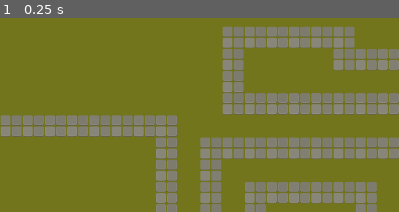
Above: before the commit, frame 1.
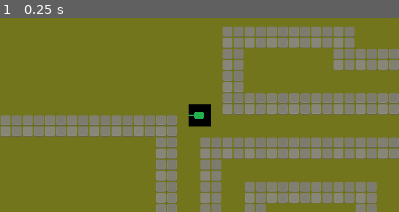
Above: after the commit, the same moment.

Repository: UnseenFaith/godotgamejam
Game: Godot game, scene res://Nodes/Scenes/TestLevel.tscn
Same seed, same stepped clock (60 frames per second), same inputs: the game is played once before the commit and once after it. The engine's default icon, where the game draws it, is replaced by a stand-in: a white triangle on a blue panel in a dark square.
Inputs:
- Up to frame 1 (0.25 s): no input
The pictures show only the part of the screen within x 0-50%, y 5-55%; the shares and areas given below are measured in that part.

The runs differ from the first frame. In frame 1, 0.7% of the frame differs, in the area x 47-53%, y 44-57%.

Commit message:
Basic turret setup, projectile spawning, and health/death for spawned units

Diff:
--- a/Nodes/Objects/Enemy.tscn
+++ b/Nodes/Objects/Enemy.tscn
@@ -1,19 +1,18 @@
 [gd_scene load_steps=4 format=3 uid="uid://b02kru1ialv73"]
 
 [ext_resource type="Script" path="res://Scripts/Enemy.gd" id="1_y4dwh"]
-[ext_resource type="Texture2D" uid="uid://c8li0kh008uos" path="res://icon.svg" id="2_52qfa"]
+[ext_resource type="Texture2D" uid="uid://fwrpd0oefqym" path="res://icon.svg" id="2_52qfa"]
 
-[sub_resource type="RectangleShape2D" id="RectangleShape2D_5amko"]
-size = Vector2(64, 64)
+[sub_resource type="RectangleShape2D" id="RectangleShape2D_hj2w0"]
+size = Vector2(26, 26)
 
-[node name="Enemy" type="CharacterBody2D"]
-collision_mask = 0
-motion_mode = 1
-wall_min_slide_angle = 0.174533
+[node name="Enemy" type="Area2D" groups=["enemy"]]
+collision_mask = 2
 script = ExtResource("1_y4dwh")
+speed = 75
 
 [node name="Sprite2D" type="Sprite2D" parent="."]
-scale = Vector2(0.5, 0.5)
+scale = Vector2(0.2, 0.2)
 texture = ExtResource("2_52qfa")
 
 [node name="NavigationAgent2D" type="NavigationAgent2D" parent="."]
@@ -23,4 +22,6 @@
 debug_path_custom_color = Color(1, 0.462745, 0.392157, 1)
 
 [node name="CollisionShape2D" type="CollisionShape2D" parent="."]
-shape = SubResource("RectangleShape2D_5amko")
+shape = SubResource("RectangleShape2D_hj2w0")
+
+[connection signal="area_entered" from="." to="." method="_on_area_entered"]
--- /dev/null
+++ b/Nodes/Objects/Projectile.tscn
@@ -0,0 +1,20 @@
+[gd_scene load_steps=4 format=3 uid="uid://bqxm8sxfflhio"]
+
+[ext_resource type="Script" path="res://Scripts/Projectile.gd" id="1_up3fl"]
+[ext_resource type="Texture2D" uid="uid://clu3k7krk7y0n" path="res://Assets/Art/Sprites/Projectile.png" id="2_6x83i"]
+
+[sub_resource type="CircleShape2D" id="CircleShape2D_o5bma"]
+radius = 11.0
+
+[node name="Projectile" type="Area2D" groups=["projectile"]]
+collision_layer = 2
+collision_mask = 0
+script = ExtResource("1_up3fl")
+
+[node name="CollisionShape2D" type="CollisionShape2D" parent="."]
+shape = SubResource("CircleShape2D_o5bma")
+
+[node name="Sprite2D" type="Sprite2D" parent="."]
+texture_filter = 1
+scale = Vector2(0.5, 0.5)
+texture = ExtResource("2_6x83i")
--- /dev/null
+++ b/Nodes/Objects/Tower.tscn
@@ -0,0 +1,30 @@
+[gd_scene load_steps=5 format=3 uid="uid://phpqbjgagn5i"]
+
+[ext_resource type="Script" path="res://Scripts/Tower.gd" id="1_d40a5"]
+[ext_resource type="PackedScene" uid="uid://bqxm8sxfflhio" path="res://Nodes/Objects/Projectile.tscn" id="2_a8vvv"]
+[ext_resource type="Texture2D" uid="uid://bayxeeh3ewc5a" path="res://Assets/Art/Sprites/Tower.png" id="2_ybi5f"]
+
+[sub_resource type="CircleShape2D" id="CircleShape2D_lblnr"]
+
+[node name="Tower" type="Area2D"]
+script = ExtResource("1_d40a5")
+range = 200
+projectile_speed = 100
+projectile = ExtResource("2_a8vvv")
+
+[node name="CollisionShape2D" type="CollisionShape2D" parent="."]
+shape = SubResource("CircleShape2D_lblnr")
+
+[node name="Sprite2D" type="Sprite2D" parent="."]
+texture_filter = 1
+texture = ExtResource("2_ybi5f")
+
+[node name="ShootTimer" type="Timer" parent="."]
+autostart = true
+
+[node name="ProjectileLocation" type="Marker2D" parent="."]
+position = Vector2(0, 13)
+
+[connection signal="area_entered" from="." to="." method="_on_area_entered"]
+[connection signal="area_exited" from="." to="." method="_on_area_exited"]
+[connection signal="timeout" from="ShootTimer" to="." method="_on_timer_timeout"]
--- a/Nodes/Scenes/TestLevel.tscn
+++ b/Nodes/Scenes/TestLevel.tscn
@@ -1,8 +1,9 @@
-[gd_scene load_steps=15 format=3 uid="uid://b3fvvjakbqhq5"]
+[gd_scene load_steps=16 format=3 uid="uid://b3fvvjakbqhq5"]
 
-[ext_resource type="Texture2D" uid="uid://bfq2dkqb3nfhp" path="res://Assets/Art/Tilesets/TX Tileset Grass.png" id="1_c0bcn"]
+[ext_resource type="Texture2D" uid="uid://2c3w74gw5rsu" path="res://Assets/Art/Tilesets/TX Tileset Grass.png" id="1_c0bcn"]
 [ext_resource type="Script" path="res://Scripts/TestLevel.gd" id="1_p2eop"]
 [ext_resource type="PackedScene" uid="uid://b02kru1ialv73" path="res://Nodes/Objects/Enemy.tscn" id="2_vo3d3"]
+[ext_resource type="PackedScene" uid="uid://phpqbjgagn5i" path="res://Nodes/Objects/Tower.tscn" id="4_iuh17"]
 
 [sub_resource type="NavigationPolygon" id="NavigationPolygon_o3s08"]
 vertices = PackedVector2Array(16, 16, -16, 16, -16, -16, 16, -16)
@@ -170,4 +171,11 @@
 wait_time = 5.0
 autostart = true
 
+[node name="Tower" parent="." instance=ExtResource("4_iuh17")]
+position = Vector2(288, 256)
+rotation = 1.5708
+range = 250
+shooting_interval = 1
+projectile_speed = 300
+
 [connection signal="timeout" from="WaveSpawner" to="." method="_on_wave_spawner_timeout"]
--- a/Scripts/Enemy.gd
+++ b/Scripts/Enemy.gd
@@ -1,9 +1,10 @@
-extends CharacterBody2D
+extends Area2D
 
 var start_location: Marker2D
 var end_location: Marker2D
 
 @export var speed: int = 100
+@export var health: int = 3
 
 # Called when the node enters the scene tree for the first time.
 func _ready() -> void:
@@ -16,7 +17,8 @@
 	set_physics_process(true)
 	$NavigationAgent2D.target_position = end_location.global_position
 
-func _physics_process(_delta: float) -> void:
+func _physics_process(delta: float) -> void:
+	var velocity = Vector2.ZERO
 	if $NavigationAgent2D.is_navigation_finished():
 		call_deferred("queue_free")
 		return
@@ -24,4 +26,12 @@
 	var next_location = $NavigationAgent2D.get_next_path_position()
 	var direction = global_position.direction_to(next_location)
 	velocity = direction * speed
-	move_and_slide()
+	position += velocity * delta
+
+
+func _on_area_entered(area):
+	if area.is_in_group("projectile"):
+		health -= area.damage
+		area.queue_free()
+		if health == 0:
+			call_deferred("queue_free")
--- /dev/null
+++ b/Scripts/Projectile.gd
@@ -0,0 +1,19 @@
+extends Area2D
+
+var target: Area2D;
+@export var speed: int = 200
+@export var damage: int = 1
+var velocity
+
+# Called when the node enters the scene tree for the first time.
+func set_target(new_target: Area2D) -> void:
+	target = new_target
+
+# Called every frame. 'delta' is the elapsed time since the previous frame.
+func _process(delta):
+	if target:
+		velocity = ((target.get_global_transform().origin - position).normalized() * speed)
+		position += velocity * delta
+		rotation = velocity.angle()
+	else:
+		queue_free()
--- a/Scripts/TestLevel.gd
+++ b/Scripts/TestLevel.gd
@@ -9,5 +9,4 @@
 	var new_enemy = enemy.instantiate()
 	new_enemy.start_location = start_location
 	new_enemy.end_location = end_location
-
 	add_child(new_enemy)
--- /dev/null
+++ b/Scripts/Tower.gd
@@ -0,0 +1,48 @@
+extends Area2D
+
+var enemies: Array = []
+
+enum Targeting_Mode {
+	CLOSEST,
+	FARTHEST,
+	HEALTHIEST,
+	WEAKEST,
+	FIRST,
+	LAST
+}
+
+@export var range: int = 100
+@export var shooting_interval: int = 3
+@export var projectile_speed: int = 200
+@export var targeting_mode: Targeting_Mode = Targeting_Mode.FIRST
+@export var projectile: PackedScene
+
+# Called when the node enters the scene tree for the first time.
+func _ready() -> void:
+	$CollisionShape2D.shape.radius = range;
+	$ShootTimer.wait_time = shooting_interval
+
+
+
+# Called every frame. 'delta' is the elapsed time since the previous frame.
+func _process(delta: float) -> void:
+	pass
+
+
+func _on_area_entered(area: Area2D) -> void:
+	if area.is_in_group("enemy"):
+		enemies.append(area)
+
+func _on_area_exited(area: Area2D) -> void:
+	if area.is_in_group("enemy"):
+		enemies.erase(area)
+
+func _on_timer_timeout() -> void:
+	if enemies.size() <= 0:
+		return
+	var target = enemies[0];
+	var shot = projectile.instantiate()
+	shot.speed = projectile_speed
+	shot.set_target(target)
+	shot.position = $ProjectileLocation.get_global_transform().origin
+	get_parent().add_child(shot)
Binary file added: Assets/Art/Sprites/Projectile.png
Binary file added: Assets/Art/Sprites/Tower.png
Not shown, added: Nodes/Objects/Tow7A3A.tmp
